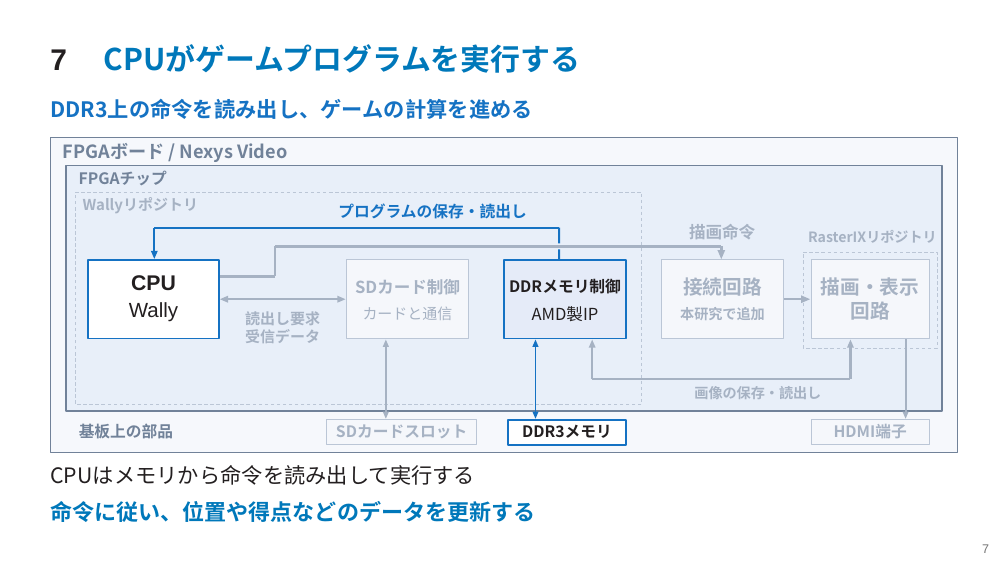
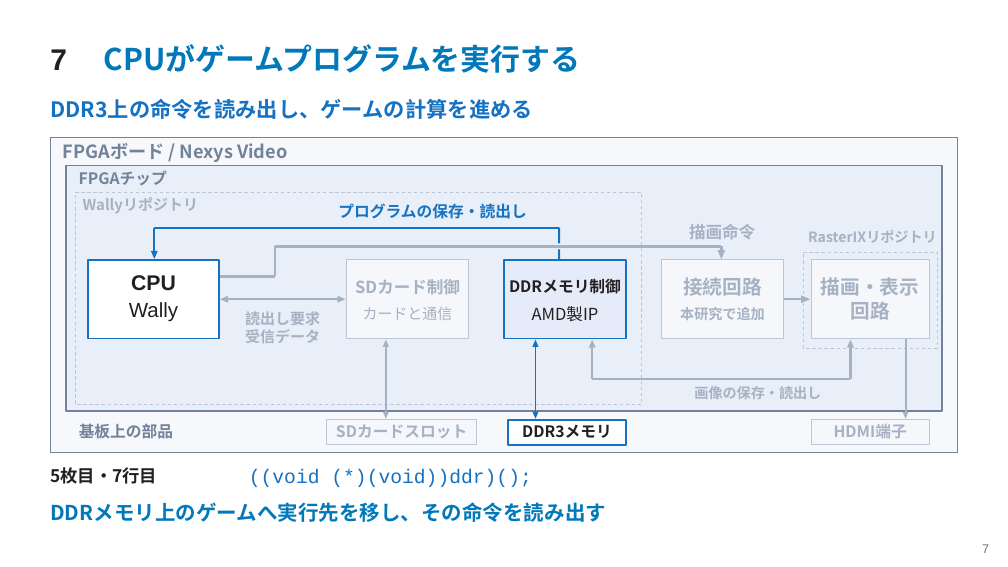
Before and after one commit to SoshiroFujimori/wally-game-console-research, a slide deck: slide 7 of docs/presentation/中間発表_主要事項.pptx. Drawn at 1008x567 pixels with LibreOffice and Linux fonts; fonts in the diff are those of the drawing. Boxes give left, top, right and bottom in pixels: in the first picture for what was removed or moved away, otherwise in the second. Text is boxed around its words. In the diff, an @@ line names an element or a change of style, - is before the commit and + after.

```diff
--- a/docs/presentation/中間発表_主要事項.pptx
+++ b/docs/presentation/中間発表_主要事項.pptx
@@ text at [50,467,157,484]: text changed; size 20.2 to 16.5 pt; bold on @@
-CPUはメモリから命令を読み出して実行する
+5枚目・7行目
@@ text added at [249,469,531,487], 18.8 pt, text #1572C3 @@
+((void (*)(void))ddr)();
@@ text at [50,502,606,522]: text changed; size 21 to 19.5 pt @@
-命令に従い、位置や得点などのデータを更新する
+DDRメモリ上のゲームへ実行先を移し、その命令を読み出す
```
Also in this commit, not shown: 8 other slides changed, 13 other files.
